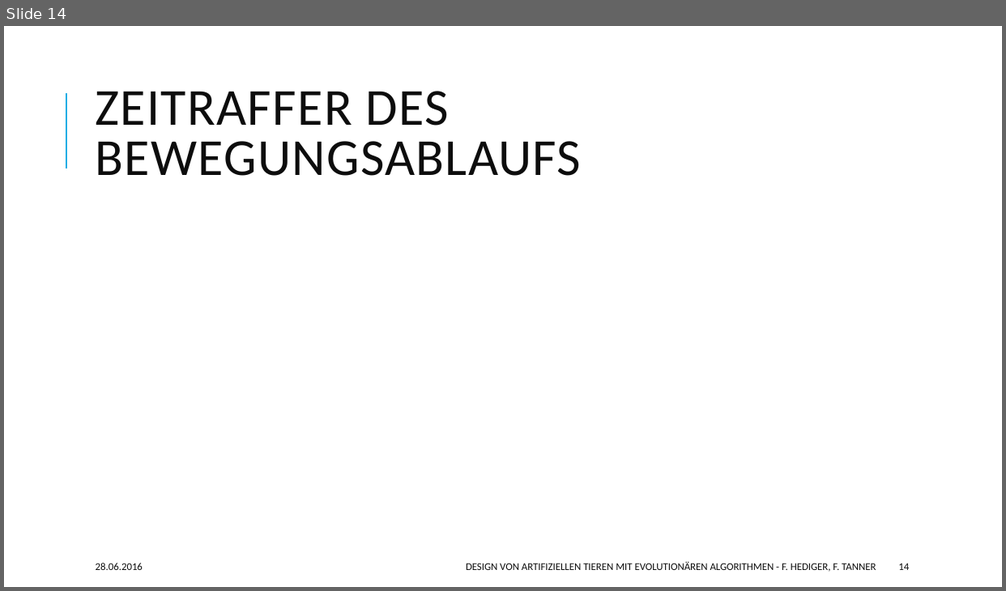
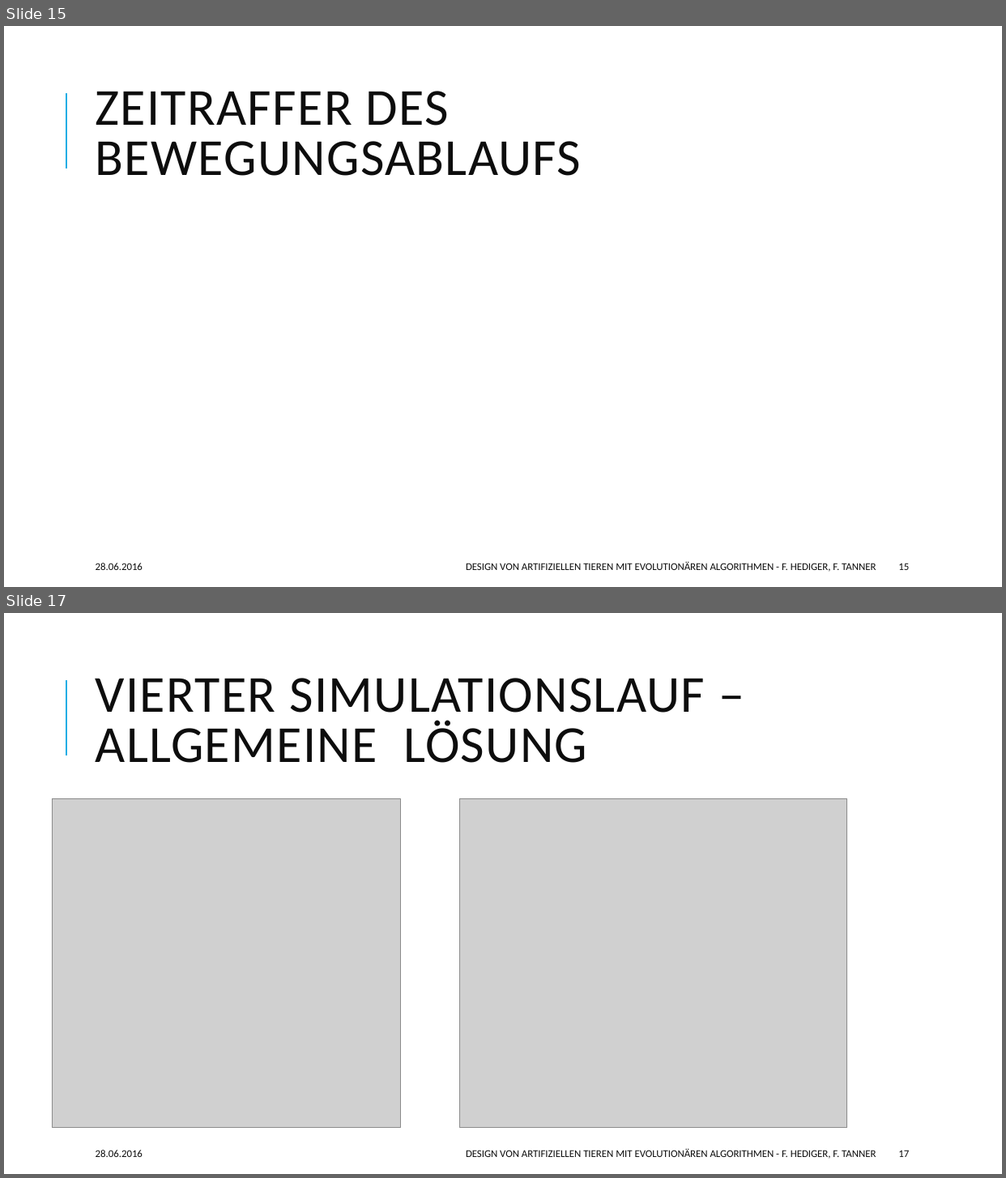
Before and after one commit to hedigerf/evolut, a slide deck: evolutdoc/presentation/presentation.pptx. Shown one above the other, each under a label of ours: slide 14 before the commit, slides 15 and 17 after it; the slides between them are not shown. The pictures are 1006x591 and 1006x1178 pixels, drawn with LibreOffice and Linux fonts; fonts in the diff are those of the drawing; grey boxes stand for pictures. Boxes give left, top, right and bottom in pixels: in the first picture for what was removed or moved away, otherwise in the second. Text is boxed around its words. In the diff, an @@ line names an element or a change of style, - is before the commit and + after.

```diff
--- a/evolutdoc/presentation/presentation.pptx
+++ b/evolutdoc/presentation/presentation.pptx
@@ slide 17 added at (x1=4, y1=613, x2=1002, y2=1174), background #FFFFFF; not listed: 1 template element that a slide beside it also shows @@
@@ title added at (x1=96, y1=678, x2=705, y2=763), 50 pt, text #0D0D0D @@
+VIERTER SIMULATIONSLAUF –
+ALLGEMEINE LÖSUNG
@@ picture added at (x1=52, y1=798, x2=400, y2=1128) @@
@@ picture added at (x1=460, y1=798, x2=847, y2=1128) @@
@@ text added at (x1=96, y1=1150, x2=143, y2=1157), 10 pt, text #0D0D0D @@
+28.06.2016
@@ text added at (x1=466, y1=1149, x2=876, y2=1159), 10 pt, text #0D0D0D @@
+DESIGN VON ARTIFIZIELLEN TIEREN MIT EVOLUTIONÄREN ALGORITHMEN - F. HEDIGER, F. TANNER
@@ page number added at (x1=898, y1=1150, x2=909, y2=1157), 10 pt, text #0D0D0D @@
+17
@@ what was slide 14 is now slide 15 @@
@@ page number at (x1=898, y1=563, x2=909, y2=570): text changed @@
-14
+15
```
Also in this commit, not shown: 3 slides changed, 3 other slides added, 4 other files.
